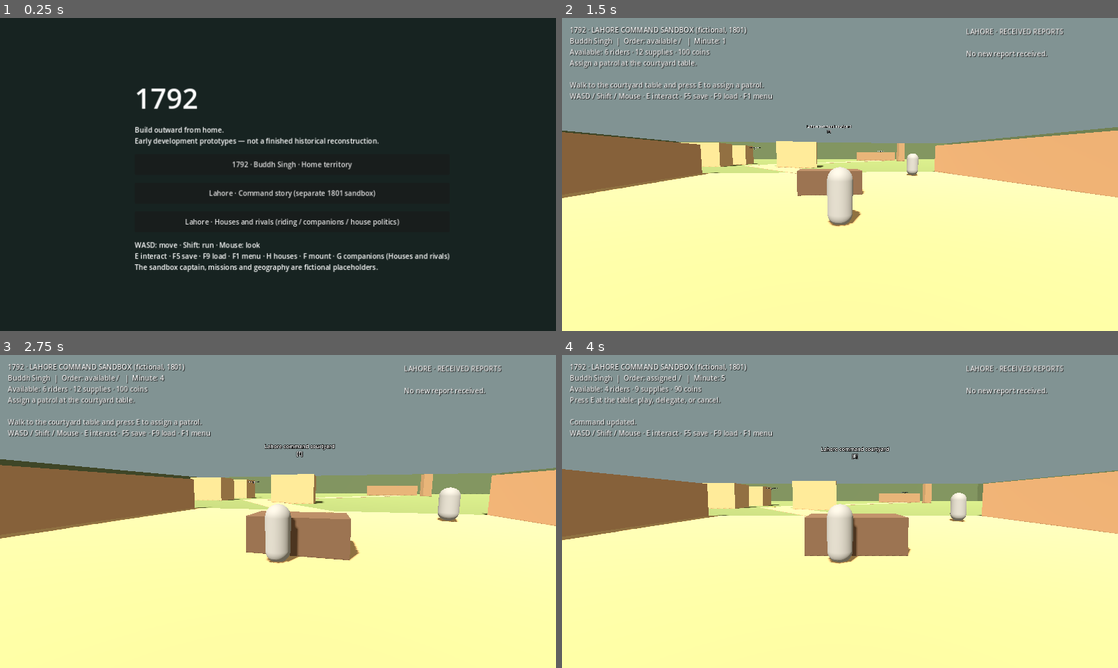
Above: before the commit, frames 1-4 (two rows, left to right).
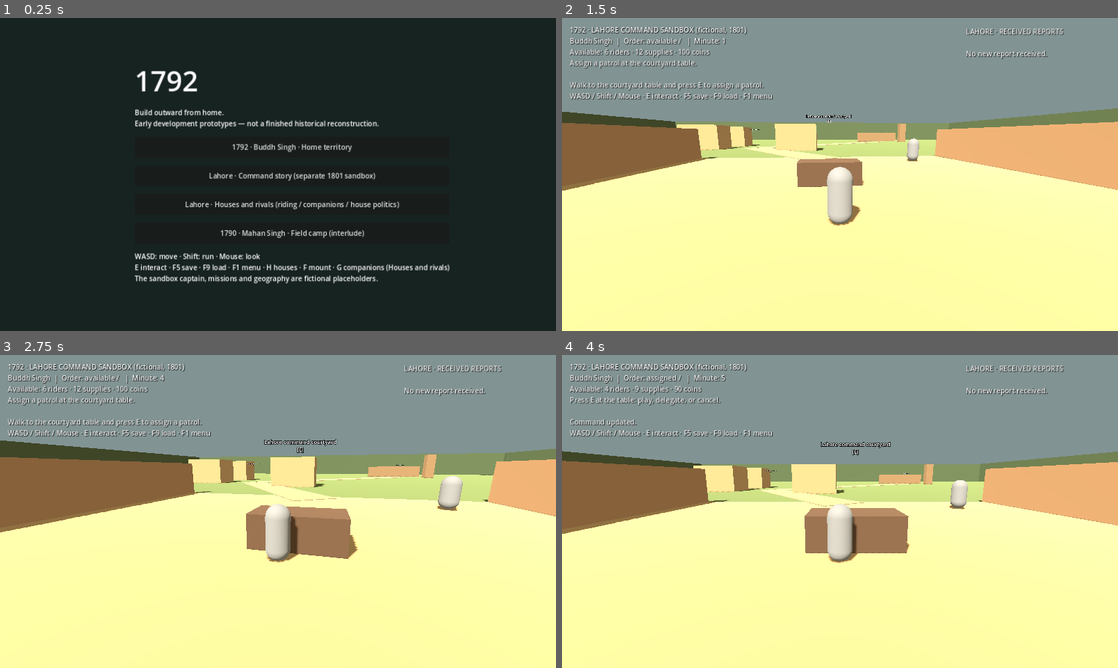
Above: after the commit, the same moments.

Repository: giasonpooni/1792
Game: Godot game, scene res://ui/main_menu.tscn
Same seed, same stepped clock (60 frames per second), same inputs: the game is played once before the commit and once after it.
Inputs (mouse positions are in pixels of both pictures, inside the frame that each line leads up to):
- Up to frame 1 (0.25 s): no input
- Up to frame 2 (1.5 s): click "Lahore · Command story (separ…" at 0.5 s; tap Enter at 1.25 s; move the mouse to (867, 174) at 1.27 s; hold W (move_forward) from 1.28 s (still down); tap F at 1.35 s; click (867, 174) at 1.42 s
- Up to frame 3 (2.75 s): keep holding W (move_forward); tap Space at 1.52, 2.27 s; move the mouse to (250, 511) at 2.02 s; tap Shift (sprint) at 2.1 s; tap F at 2.3 s
- Up to frame 4 (4 s): move the mouse to (851, 505) at 2.77 s; tap E at 2.85 s; tap F at 3.05 s; release W (move_forward) at 3.5 s; click "Assign scouts: 2 riders / 3 s…" at 3.5 s

The runs differ from the first frame. In frame 1, 6.7% of the frame differs, in the area x 24-81%, y 16-85%; in frame 2, 13%; in frame 3, 14%, in the area x 0-100%, y 26-67%; in frame 4, 13%.
Error after the commit: Parse Error: Preload file "res://mahan/mahan_chapter.gd" does not exist. (res://mahan/mahan_launch.gd:4)

Commit message:
Wire Mahan menu entry and register check suites

Diff:
--- a/game/ui/main_menu.gd
+++ b/game/ui/main_menu.gd
@@ -1,6 +1,7 @@
 extends Control
 
 const HomeLaunch := preload("res://childhood/home_launch.gd")
+const MahanLaunch := preload("res://mahan/mahan_launch.gd")
 const Names := preload("res://characters/character_names.gd")
 
 func _ready() -> void:
@@ -11,8 +12,8 @@
 	add_child(background)
 	var panel := VBoxContainer.new()
 	panel.set_anchors_and_offsets_preset(Control.PRESET_CENTER)
-	panel.position = Vector2(-330, -220)
-	panel.size = Vector2(660, 440)
+	panel.position = Vector2(-330, -260)
+	panel.size = Vector2(660, 520)
 	panel.add_theme_constant_override("separation", 18)
 	add_child(panel)
 	var title := Label.new()
@@ -26,6 +27,7 @@
 	_add_button(panel, "1792 · " + Names.PLAYER_NAME + " · Home territory", "res://world/home_territory.tscn")
 	_add_button(panel, "Lahore · Command story (separate 1801 sandbox)", "res://world/command_sandbox.tscn")
 	_add_button(panel, "Lahore · Houses and rivals (riding / companions / house politics)", "res://world/house_sandbox.tscn")
+	_add_button(panel, "1790 · Mahan Singh · Field camp (interlude)", "res://world/mahan_camp.tscn")
 	var note := Label.new()
 	note.text = "WASD: move · Shift: run · Mouse: look\nE interact · F5 save · F9 load · F1 menu · H houses · F mount · G companions (Houses and rivals)\nThe sandbox captain, missions and geography are fictional placeholders."
 	panel.add_child(note)
@@ -37,6 +39,8 @@
 	button.pressed.connect(func():
 		if scene == "res://world/home_territory.tscn":
 			HomeLaunch.enter.call_deferred(get_tree())
+		elif scene == "res://world/mahan_camp.tscn":
+			MahanLaunch.enter.call_deferred(get_tree())
 		else:
 			get_tree().change_scene_to_file(scene))
 	parent.add_child(button)
Not shown, changed: tools/check_project.py
Not shown, changed: tools/run_checks.py
